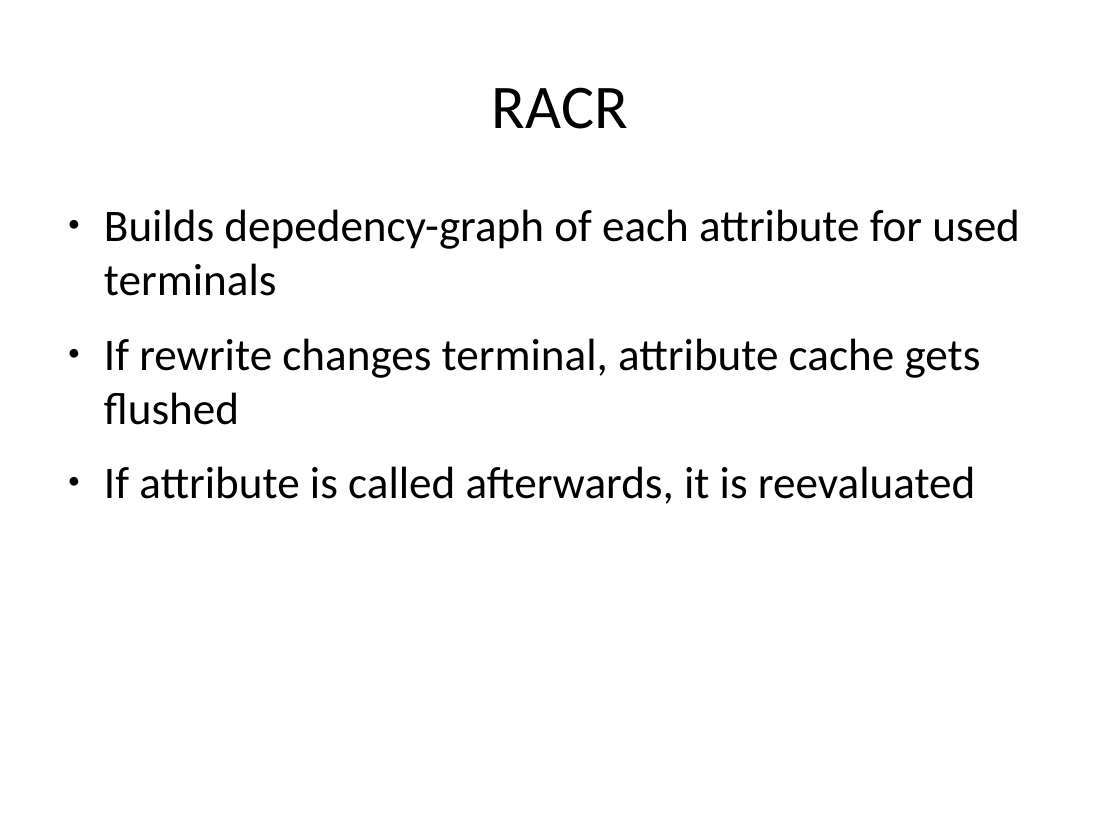
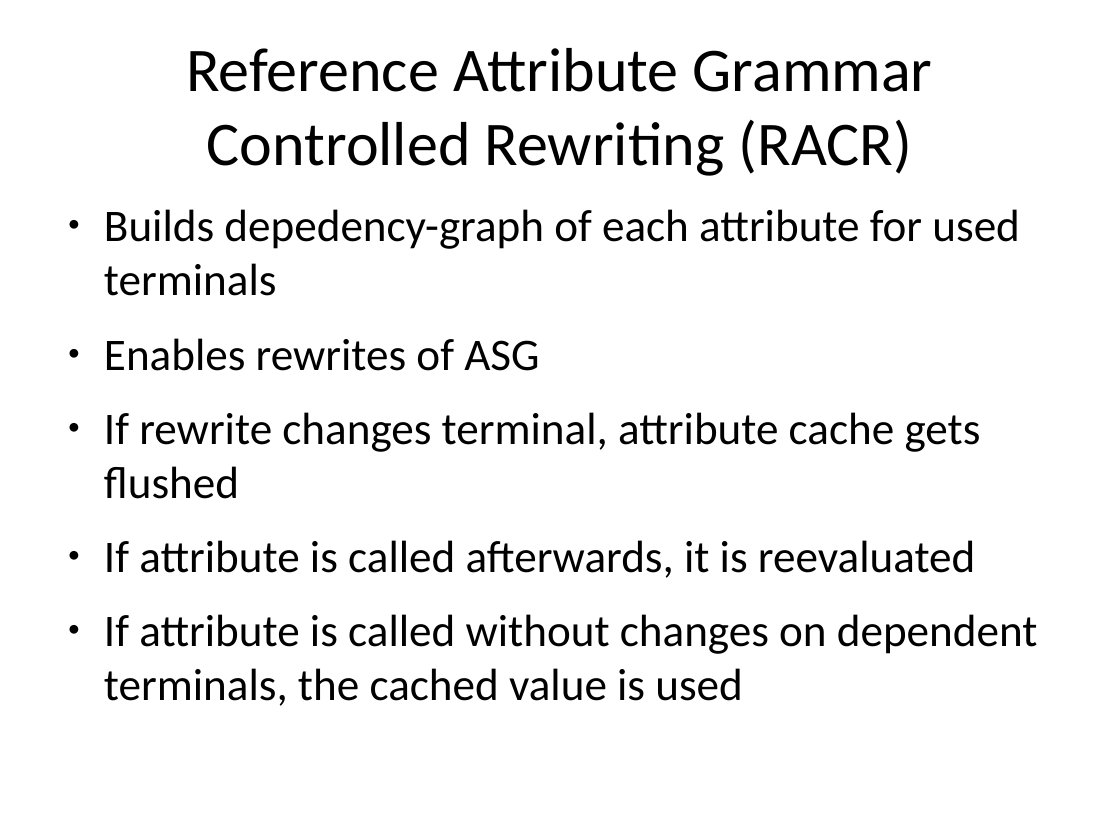
Before and after one commit to rene-schoene/racr-mquat, a slide deck: slide 8 of doc/intro-rag.odp. Drawn at 1120x840 pixels with LibreOffice and Linux fonts; fonts in the diff are those of the drawing. Boxes give left, top, right and bottom in pixels: in the first picture for what was removed or moved away, otherwise in the second. Text is boxed around its words. In the diff, an @@ line names an element or a change of style, - is before the commit and + after.

Commit message:
Simple explaination for RACR by example

```diff
--- a/doc/intro-rag.odp
+++ b/doc/intro-rag.odp
@@ title at [186,48,933,176]: text changed @@
-RACR
+Reference Attribute Grammar Controlled Rewriting (RACR)
@@ text at [104,338,539,371]: paragraph added @@
+● Enables rewrites of ASG
@@ text at [104,614,1038,706]: paragraph added @@
+● If attribute is called without changes on dependent terminals, the cached value is used
```
Also in this commit, not shown: 1 other slide changed, 6 slides added.
